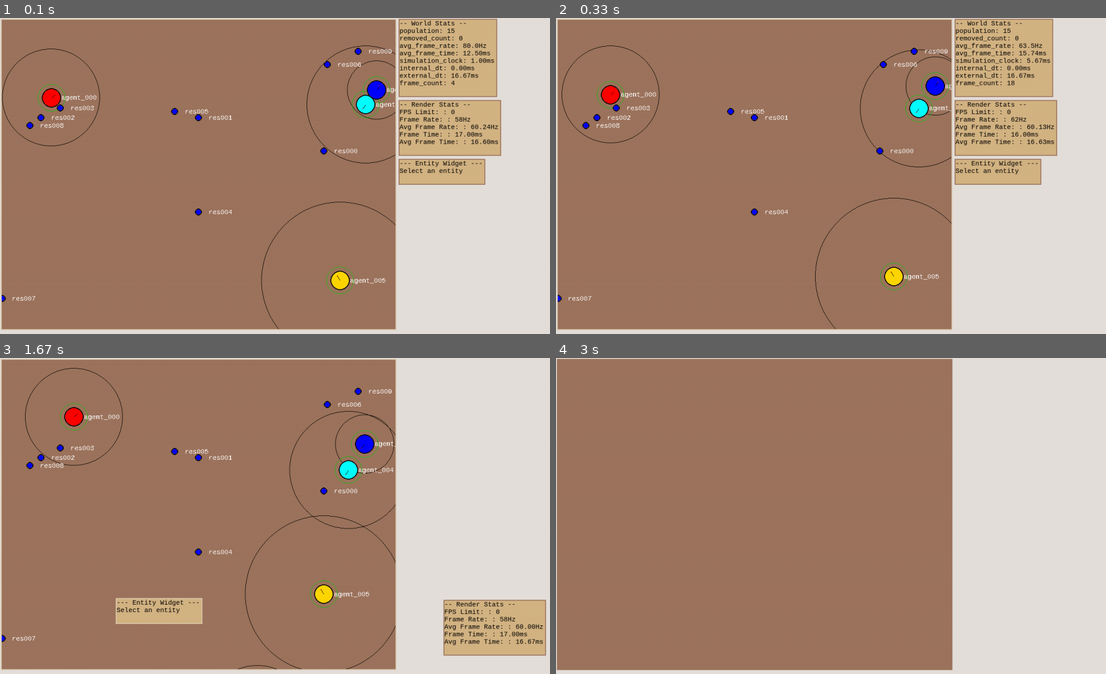
Above: before the commit, frames 1-4 (two rows, left to right).
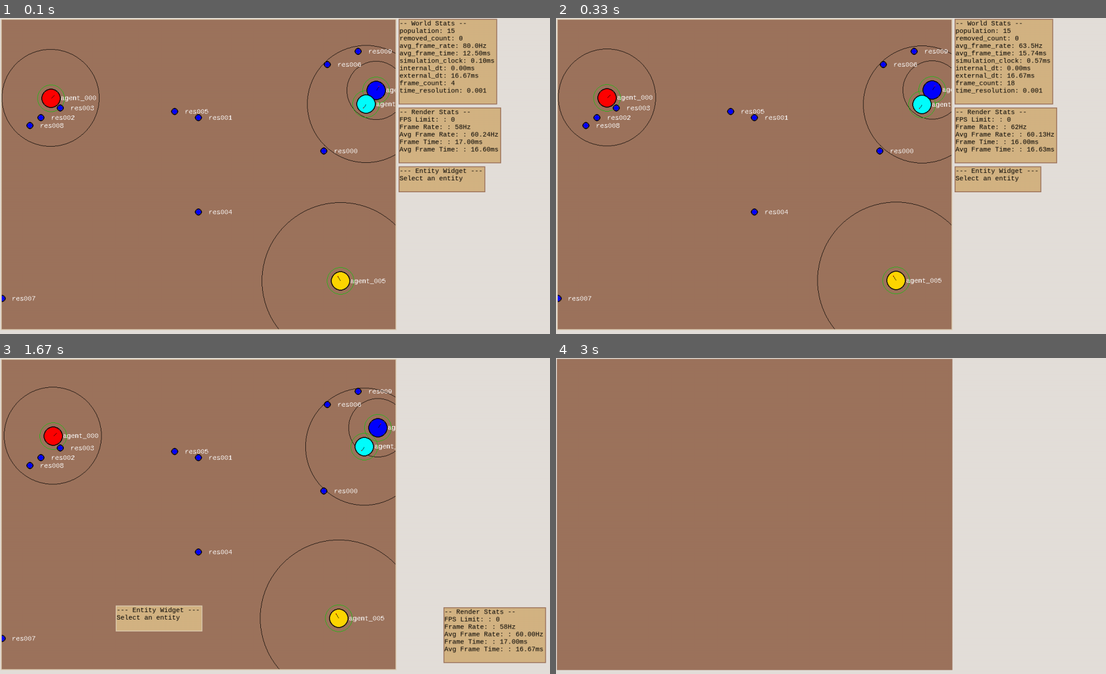
Above: after the commit, the same moments.

Repository: raphaelpaiva/py_creatures
Game: pygame game, started from main.py
The game is run twice, just before and just after one commit, with the same random seed, the same clock (stepped at 60 frames per second) and the same inputs.
Inputs (mouse positions are in pixels of both pictures, inside the frame that each line leads up to):
- Up to frame 1 (0.1 s): no input
- Up to frame 2 (0.33 s): no input
- Up to frame 3 (1.67 s): press the mouse at (445, 402) at 0.37 s; move the mouse to (275, 433) at 0.47 s; release the mouse at (110, 468) at 0.6 s; click (363, 405) at 0.72 s; press the mouse at (451, 474) at 1.03 s; move the mouse to (473, 553) at 1.13 s; release the mouse at (495, 636) at 1.27 s; press the mouse at (440, 519) at 1.37 s; move the mouse to (297, 569) at 1.47 s; release the mouse at (159, 617) at 1.6 s
- Up to frame 4 (3 s): press the mouse at (1051, 636) at 1.7 s; move the mouse to (864, 601) at 1.8 s; release the mouse at (682, 566) at 1.93 s; press the mouse at (1051, 636) at 2.03 s; move the mouse to (1051, 516) at 2.13 s; release the mouse at (1045, 395) at 2.27 s; press the mouse at (666, 468) at 2.37 s; move the mouse to (737, 433) at 2.47 s; release the mouse at (814, 395) at 2.6 s; press the mouse at (715, 617) at 2.7 s; move the mouse to (847, 522) at 2.8 s; release the mouse at (979, 427) at 2.93 s

The runs differ from the first frame. In frame 1, 3.7% of the frame differs, in the area x 0-92%, y 8-99%; in frame 2, 4.5%; in frame 3, 5.6%, in the area x 0-100%, y 3-99%; in frame 4, nothing differs.

Commit message:
feature: World time resolution can now be defined in YAML

Diff:
--- a/app/desire/desire_system.py
+++ b/app/desire/desire_system.py
@@ -11,5 +11,5 @@
 
   def update(self, entities: List[Entity]):
     for entity in entities:
-      component = entity.get_component(DesireComponent.__name__)
+      component: DesireComponent = entity.get_component(DesireComponent)
       component.desire.run()
--- a/app/io/load.py
+++ b/app/io/load.py
@@ -13,7 +13,7 @@
 from app.sensor.sensor import RadialSensor, Sensor
 from app.sensor.sensor_component import SensorComponent
 from app.desire.desire_abstract import Desire, DesireComponent
-from core.world import Frame, World
+from core.world import Frame, World, DEFAULT_TIME_RESOLUTION
 from core.random_generator import generator as random_gen
 from app.desire import DesireSystem
 from app.action import ActionSystem
@@ -79,6 +79,7 @@
     width = world_dict.get('width', 100)
     height = world_dict.get('height', 100)
     world_random_seed = world_dict.get('random_seed', int(time.time()))
+    time_resolution = world_dict.get('time_resolution', DEFAULT_TIME_RESOLUTION)
     generator_dicts_list: List[Dict[str, Any]] = world_dict.get('generators', [])
     entities = world_dict.get('entities', [])
 
@@ -86,7 +87,7 @@
     random_gen.seed(real_random_seed)
 
     self.log.info(f"Using random seed: {real_random_seed}")
-    world = World(width, height, random_seed=real_random_seed)
+    world = World(width, height, random_seed=real_random_seed, time_resolution=time_resolution)
 
     self.world = world
 
--- a/app/render_system/render_system.py
+++ b/app/render_system/render_system.py
@@ -1,4 +1,3 @@
-import sys
 from typing import List
 
 import pygame as pg
--- a/core/world/__init__.py
+++ b/core/world/__init__.py
@@ -1 +1 @@
-from .world import World, Frame
+from .world import World, Frame, DEFAULT_TIME_RESOLUTION
--- a/core/world/world.py
+++ b/core/world/world.py
@@ -13,11 +13,17 @@
 
 from core.util import Stats
 
+DEFAULT_TIME_RESOLUTION = .001
+
 
 class World(object):
-  def __init__(self, width: int = 100, height: int = 100, random_seed=None) -> None:
+  def __init__(self,
+               width: int = 100,
+               height: int = 100,
+               random_seed=None,
+               time_resolution: float = DEFAULT_TIME_RESOLUTION) -> None:
     self.log = logging.getLogger(self.__class__.__name__)
-    self.time_resolution = .001
+    self.time_resolution = time_resolution
     self._height = width
     self._width = height
     self.size = Vector(width, height)
@@ -50,6 +56,7 @@
       self.stats.internal_dt = internal_dt
       self.dt = internal_dt
     self.stats.simulation_clock = self.clock
+    self.stats.time_resolution = self.time_resolution
 
   def add(self, entity: Entity) -> None:
     self.entities_map[entity.id] = entity
@@ -138,6 +145,7 @@
 
     self.frame_count: int = 0
     self.frame_time_acc: float = 0
+    self.time_resolution: float = 0.0
 
   def get_dict(self) -> Dict[str, Any]:
     return {
@@ -149,6 +157,7 @@
       'internal_dt': f"{self.internal_dt:.2f}ms",
       'external_dt': f"{self.external_dt:.2f}ms",
       'frame_count': f"{self.frame_count}",
+      'time_resolution': f"{self.time_resolution}",
     }
 
   @property
--- a/main.py
+++ b/main.py
@@ -72,7 +72,6 @@
     )
     start = time_ms()
     self.ui = Application.BUILTIN_UIS[self.ui_type](self.world, self)
-    self.world.time_resolution = .01
     dt = 0.000001
     while self.is_running:
       loop_start = time_ms()
